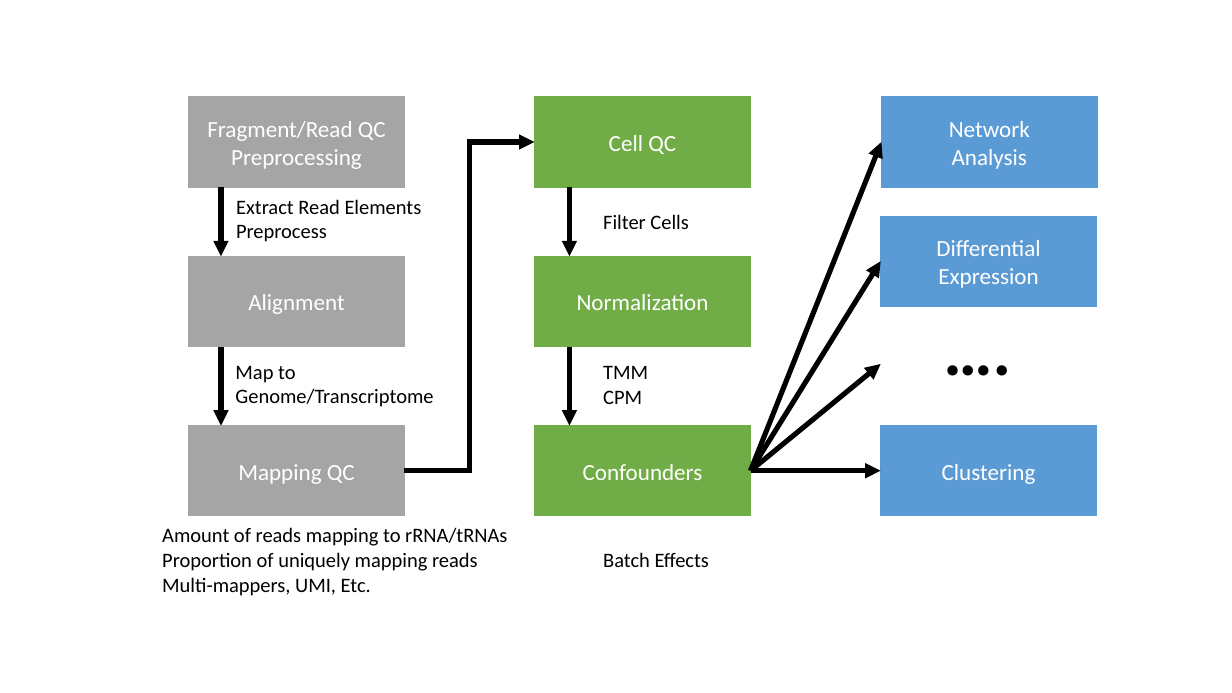
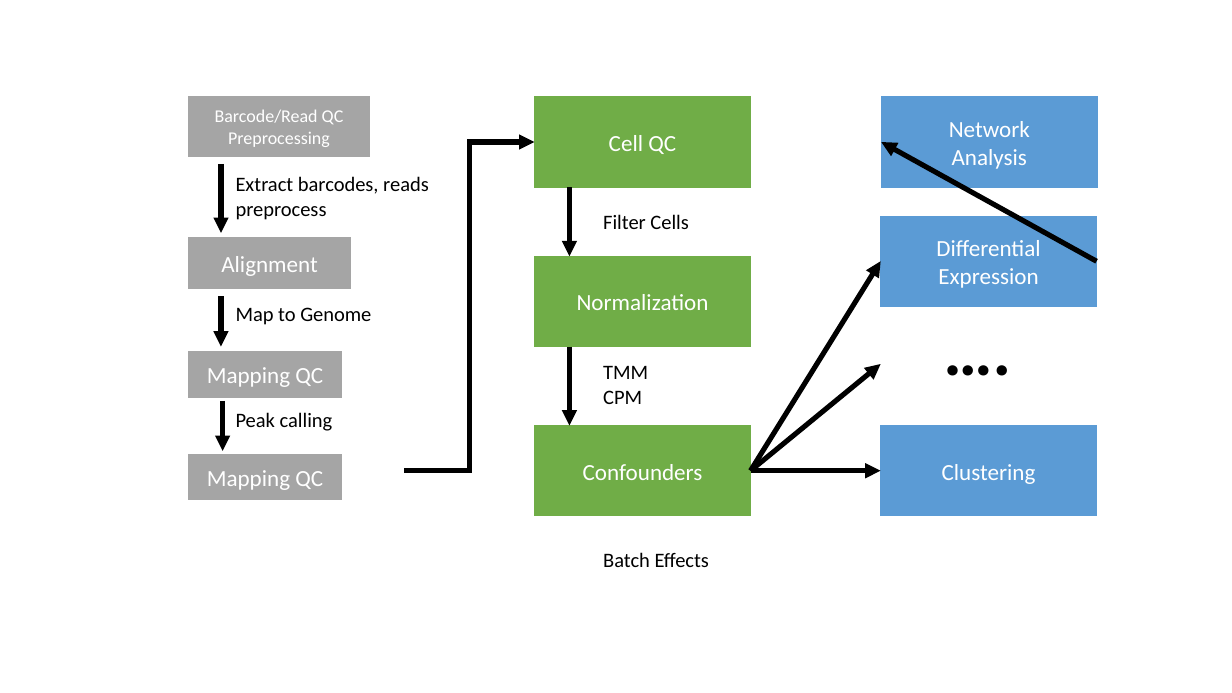
Before and after one commit to ucdavis-bioinformatics-training/2024-June-Advanced-Topics-in-Single-Cell-RNA-Seq-Multiome, a slide deck: slide 1 of data_reduction/figures/flowchart2.pptx. Drawn at 1232x693 pixels with LibreOffice and Linux fonts; fonts in the diff are those of the drawing. Boxes give left, top, right and bottom in pixels: in the first picture for what was removed or moved away, otherwise in the second. Text is boxed around its words. In the diff, an @@ line names an element or a change of style, - is before the commit and + after.

```diff
--- a/data_reduction/figures/flowchart2.pptx
+++ b/data_reduction/figures/flowchart2.pptx
@@ rectangle "Barcode/Read QC" resized from (x1=189, y1=97, x2=405, y2=188) to (x1=189, y1=97, x2=370, y2=156) @@
@@ text in rectangle at (x1=215, y1=109, x2=344, y2=124): text changed; size 18 to 14 pt @@
-Fragment/Read QC
+Barcode/Read QC
@@ text in rectangle at (x1=228, y1=132, x2=330, y2=147): size 18 to 14 pt in "Preprocessing" @@
@@ arrow moved from (750, 470) - (882, 142) to (1097, 262) - (882, 142) @@
@@ arrow moved from (221, 188) - (221, 256) to (221, 164) - (221, 233) @@
@@ text at (x1=236, y1=176, x2=429, y2=220): text changed @@
-Extract Read Elements
-Preprocess
+Extract barcodes, reads
+preprocess
@@ rectangle "Alignment" resized from (x1=189, y1=256, x2=405, y2=347) to (x1=189, y1=238, x2=351, y2=288) @@
@@ arrow moved from (221, 347) - (221, 426) to (221, 297) - (221, 347) @@
@@ text at (x1=236, y1=307, x2=371, y2=325): text changed @@
-Map to Genome/Transcriptome
+Map to Genome
@@ rectangle "Mapping QC" resized from (x1=189, y1=426, x2=405, y2=517) to (x1=189, y1=352, x2=342, y2=397) @@
@@ arrow added from (223, 401) to (223, 451), #000000 4 pt @@
@@ text added at (x1=236, y1=412, x2=333, y2=431), 16 pt, text #000000 @@
+Peak calling
@@ rectangle added at (x1=189, y1=455, x2=342, y2=500), fill #A5A5A5, outline #A5A5A5 1 pt, 18 pt, text #FFFFFF @@
+Mapping QC
@@ text removed at (x1=162, y1=527, x2=507, y2=596) @@
-Amount of reads mapping to rRNA/tRNAs
-Proportion of uniquely mapping reads
-Multi-mappers, UMI, Etc.
```
Also in this commit, not shown: 1 other file.
